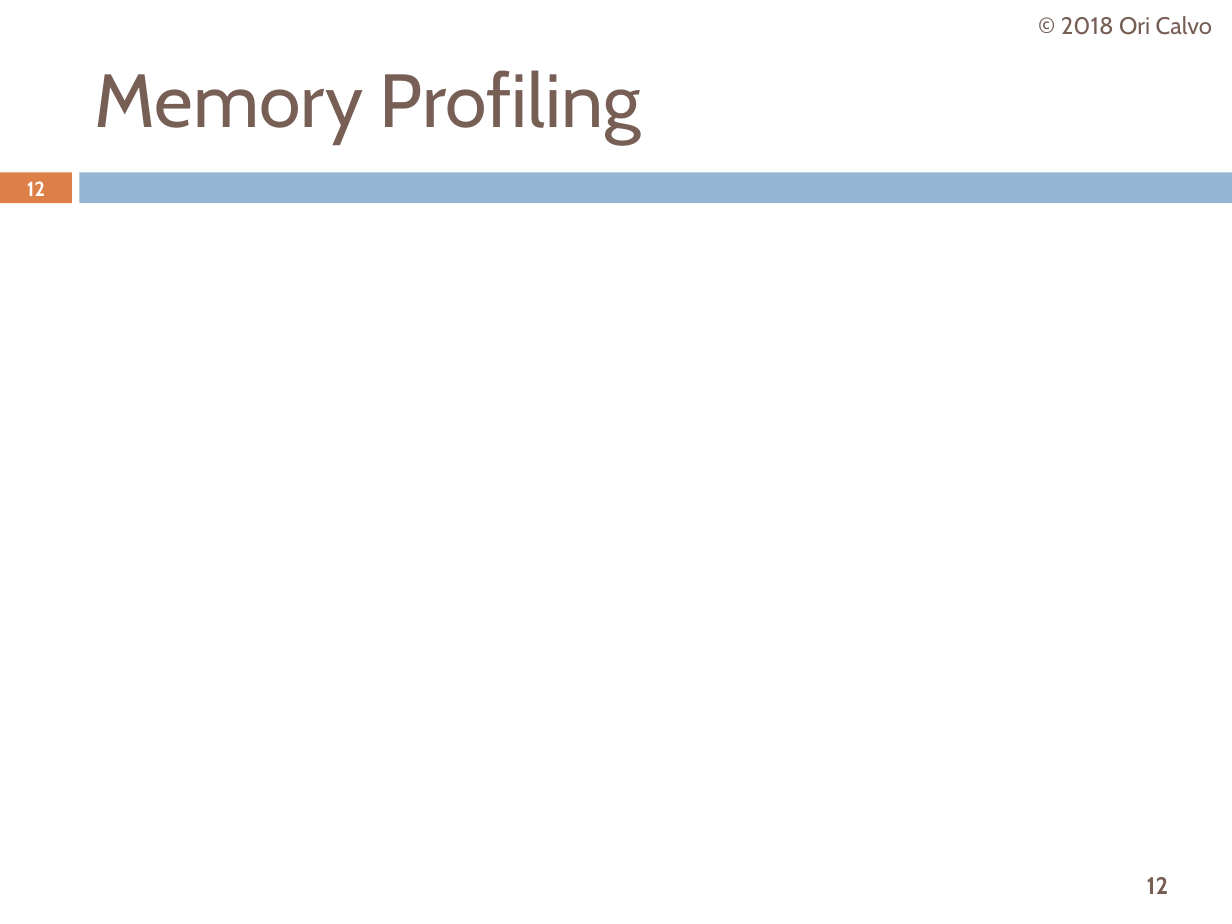
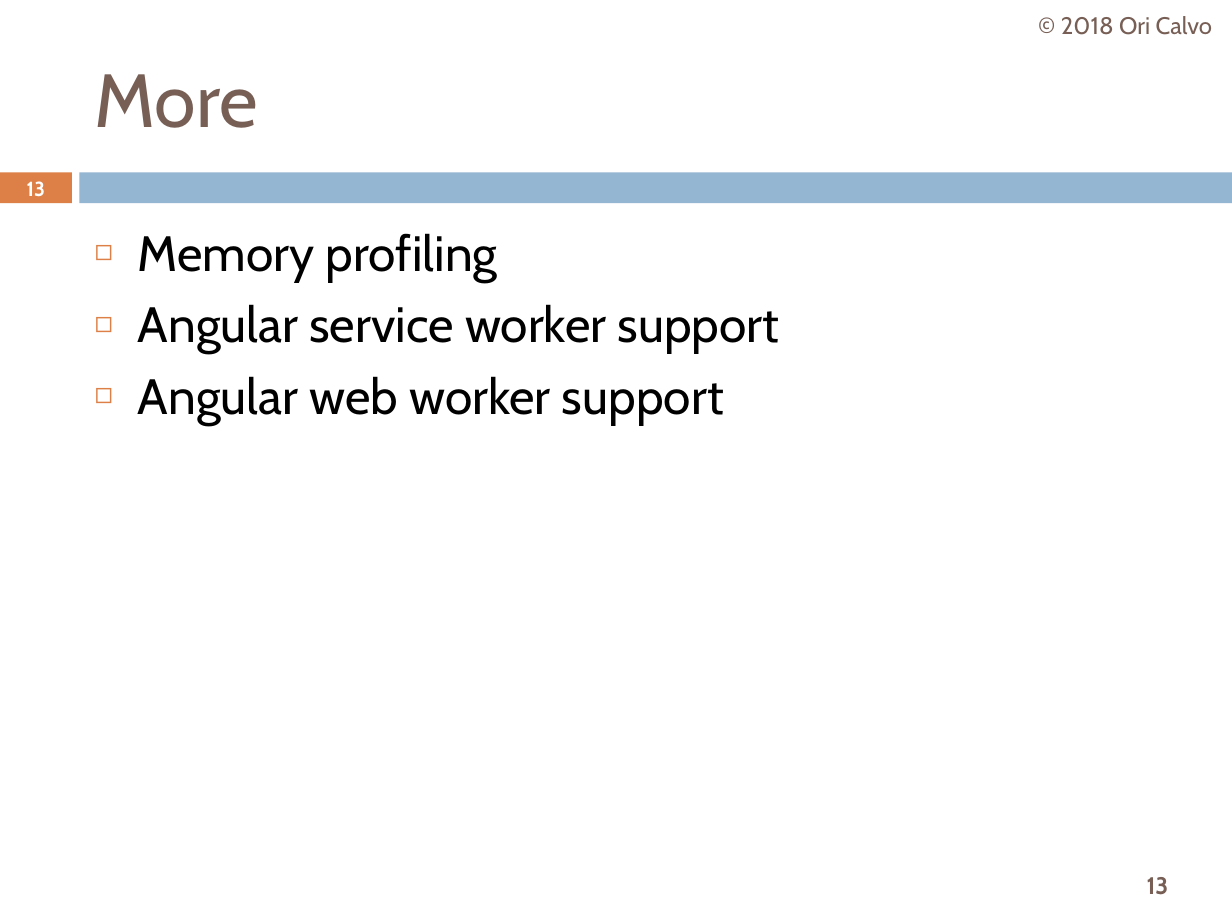
Before and after one commit to oricalvo/meetup-optimizing-angular, a slide deck: slide 13 of Optimizing Angular.pptx (slide 12 before the commit). Drawn at 1232x924 pixels with LibreOffice and Linux fonts; fonts in the diff are those of the drawing; background and template pictures are left out. Boxes give left, top, right and bottom in pixels: in the first picture for what was removed or moved away, otherwise in the second. Text is boxed around its words. In the diff, an @@ line names an element or a change of style, - is before the commit and + after.

```diff
--- a/Optimizing Angular.pptx
+++ b/Optimizing Angular.pptx
@@ title at (95, 74, 258, 128): text changed @@
-Memory Profiling
+More
@@ page number at (27, 181, 45, 197): text changed @@
-12
+13
@@ text added at (138, 233, 780, 424), 29 pt, text #000000 @@
+◻ Memory profiling
+◻ Angular service worker support
+◻ Angular web worker support
@@ page number at (1147, 877, 1169, 895): text changed @@
-12
+13
```
Also in this commit, not shown: 2 other slides changed, 37 other files.
